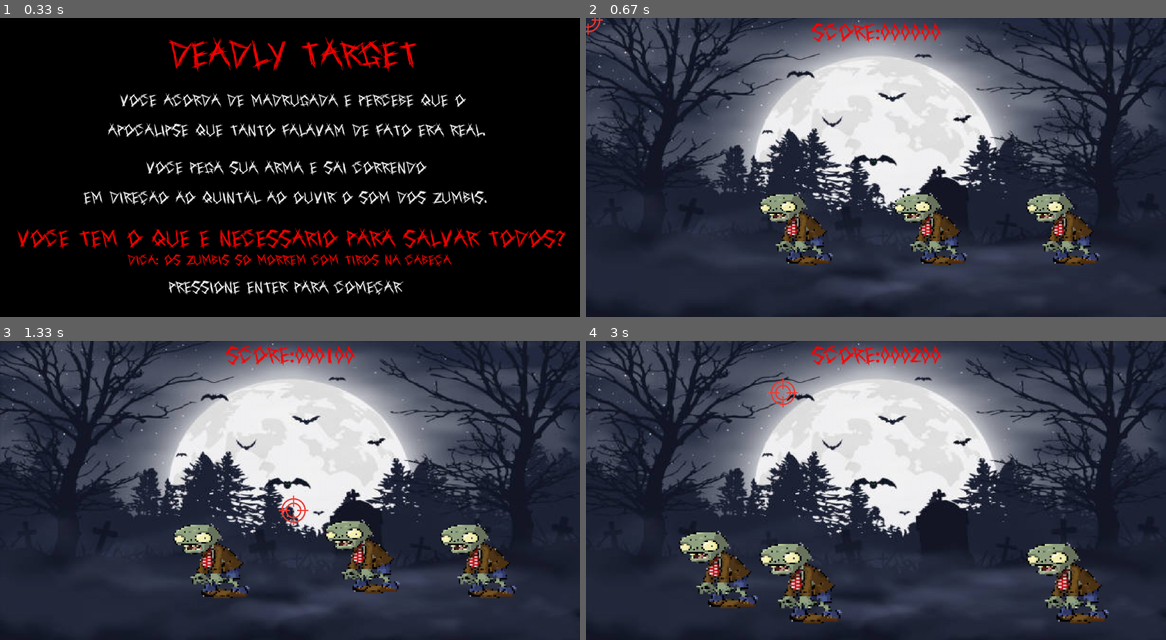
Above: before the commit, frames 1-4 (two rows, left to right).
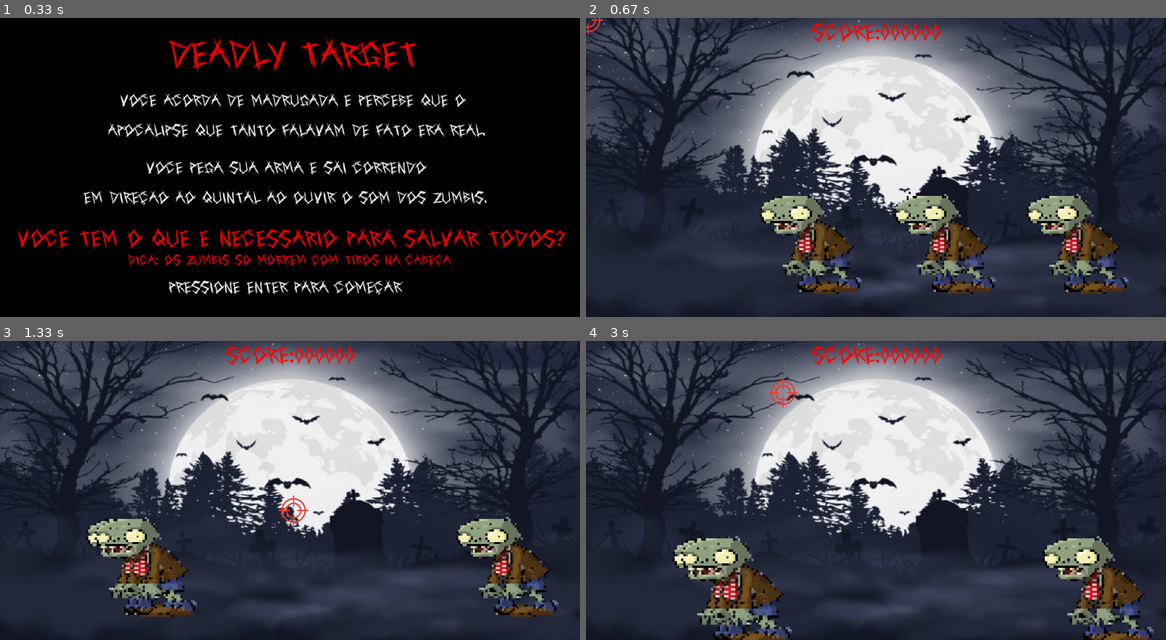
Above: after the commit, the same moments.

Repository: guibernstein/Pygame
Game: pygame game, started from JOGO.py
The game is run twice, just before and just after one commit, with the same random seed, the same clock (stepped at 60 frames per second) and the same inputs.
Inputs (mouse positions are in pixels of both pictures, inside the frame that each line leads up to):
- Up to frame 1 (0.33 s): no input
- Up to frame 2 (0.67 s): tap Enter at 0.33 s
- Up to frame 3 (1.33 s): click (295, 511) at 0.72 s; tap Enter at 1 s
- Up to frame 4 (3 s): click (945, 517) at 1.38 s; click (736, 430) at 1.72 s; click (881, 523) at 2.05 s; click (1096, 604) at 2.38 s; click (783, 391) at 2.72 s

Frame 1 is identical in both runs. In frame 2, 9.0% of the frame differs, in the area x 29-94%, y 57-93%; in frame 3, 11%, in the area x 14-97%, y 1-93%; in frame 4, 10%.

Commit message:
Final bom

Diff:
--- a/JOGO.py
+++ b/JOGO.py
@@ -41,7 +41,7 @@
         self.rect.x = random.randint(0, WIDTH - largura_zumbi)
         self.rect.y = 450
         self.speedx = -0.4
-        self.speedy = 1
+        self.speedy = 0.8
 
         self.tamanho_original = (largura_zumbi, altura_zumbi)
 
@@ -52,7 +52,7 @@
 
     def update(self):
 
-        tamanho_aumento = self.rect.y / 3
+        tamanho_aumento = self.rect.y/2
         novo_tamanho = (int(self.tamanho_original[0] + tamanho_aumento), int(self.tamanho_original[1] + tamanho_aumento))
         self.image = pygame.transform.scale(zumbi_img, novo_tamanho)
         self.rect.x += self.speedx
@@ -114,10 +114,43 @@
         mensagem("Pressione ENTER para começar", (255, 255, 255),(450, 700))
         pygame.display.update()
 
-def end_game():
-    fim = True
-
-    while fim:
+def end_game_bom():
+    fim_bom = True
+
+    while fim_bom:
+        for event in pygame.event.get():
+            if event.type == pygame.QUIT:
+                pygame.quit()
+                quit()
+            elif event.type == pygame.KEYDOWN:
+                if event.key == pygame.K_RETURN:
+                    inicio = True
+                    main()
+                else:
+                    pygame.quit()
+                    quit()
+        window.fill((0, 0, 0))
+        mensagem4("Tendo enfrentado hordas interminaveis de zumbis e demonstrado uma mira impecavel,",(255,255,255),(20,50))
+        mensagem4("voce conseguiu sobreviver a noite apocaliptica. O amanhecer revela silhuetas",(255,255,255),(70,100))
+        mensagem4("desaparecendo ao longe, enquanto o som distante de sirenes indica a chegada dos",(255,255,255),(30,150))
+        mensagem4("socorristas. Voce permanece de pe, exausto, mas triunfante. Seu quintal, outrora",(255,255,255),(30,200))
+        mensagem4("invadido pelos mortos-vivos, agora esta calmo. A cidade, um cenario de caos,",(255,255,255),(60,250))
+        mensagem4("começa a mostrar sinais de recuperaçao. Os sobreviventes começam a emergir dos",(255,255,255),(30,300))
+        mensagem4("esconderijos, agradecendo a coragem e habilidade que você demonstrou.",(255,255,255),(100,350))
+        mensagem4("As autoridades chegam para restabelecer a ordem, e voce, o heroi improvavel,",(255,255,255),(50,400))
+        mensagem4("e reconhecido por sua valentia. A comunidade se une para reconstruir,",(255,255,255),(120,450))
+        mensagem4("prometendo não esquecer os eventos dessa noite terrivel. Voce olha para o",(255,255,255),(100,500))
+        mensagem4("horizonte, sabendo que o perigo pode não ter totalmente desaparecido, mas",(255,255,255),(50,550))
+        mensagem4("confiante de que sua determinação e destreza foram fundamentais para salvar vidas.",(255,255,255),(0,600))
+        mensagem2("O FIM?", (255,0,0), (680,650))
+        mensagem4("PRESSIONE ENTER PARA JOGAR DE NOVO OU QUALQUER OUTRA TELA PARA SAIR DO JOGO",(255,0,0), (60,720))
+
+        pygame.display.update()
+
+def end_game_ruim():
+    fim_ruim = True
+
+    while fim_ruim:
         for event in pygame.event.get():
             if event.type == pygame.QUIT:
                 pygame.quit()
@@ -135,8 +168,8 @@
         mensagem4("arrastados se intensifica, indicando que os mortos-vivos continuam a se multiplicar.",(255,255,255),(0,150))
         mensagem4("Exausto e desgastado, voce e cercado por uma mare interminavel de zumbis famintos. ",(255,255,255),(5,200))
         mensagem4("A escuridão engole seu último suspiro de esperança, enquanto as criaturas se",(255,255,255),(60,250))
-        mensagem4("aproximam, determinadas a reivindicar mais uma vítima. eu destino é selado pela",(255,255,255),(55,300))
-        mensagem4("mordida de um zumbi, marcando o fim de sua resistência.  A visão embaça enquanto",(255,255,255),(20,350))
+        mensagem4("aproximam, determinadas a reivindicar mais uma vitima. Seu destino e selado pela",(255,255,255),(55,300))
+        mensagem4("mordida de um zumbi, marcando o fim de sua resistencia. A visao embaça enquanto",(255,255,255),(20,350))
         mensagem4("as forças da escuridão triunfam sobre sua luta solitária. Seu nome, agora esquecido,",(255,255,255),(0,400))
         mensagem4("e apenas mais um eco perdido em um mundo tomado pelos mortos. O apocalipse",(255,255,255),(30,450))
         mensagem4("zumbi nao concedeu perdao, e sua jornada chegou a um fim sombrio. Seu sacrificio",(255,255,255),(20,500))
@@ -199,6 +232,10 @@
 
         all_sprites.update()
 
+        if score >= 100:
+            game = False
+            end_game_bom()
+
         for zumbi in all_zumbis:
             if zumbi.rect.bottom >= HEIGHT:
                 som_grito.play()
@@ -217,4 +254,4 @@
 
 tela_inicial()
 main()
-end_game()
+end_game_ruim()
